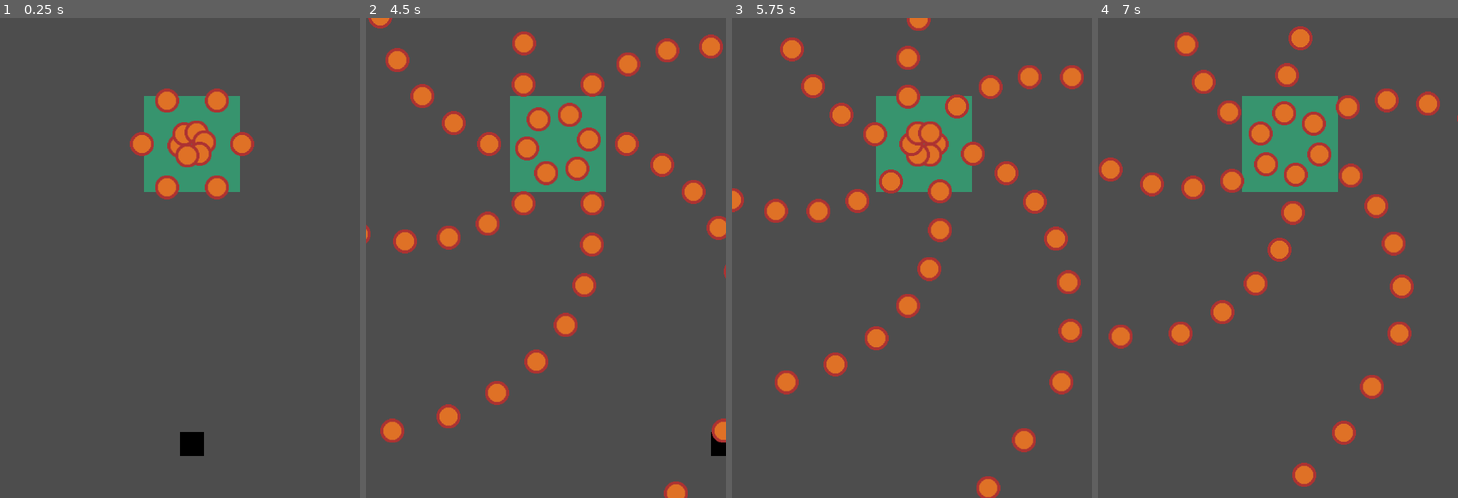
Above: before the commit, frames 1-4 (left to right).
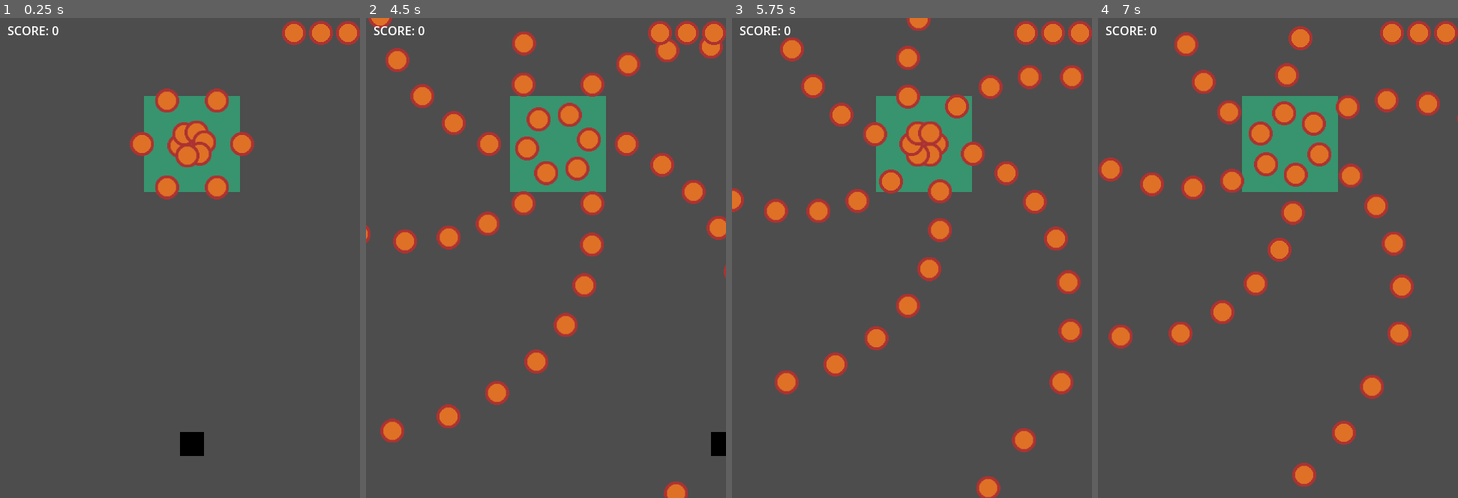
Above: after the commit, the same moments.

Repository: freaky-skynet/GAME_openSourceSW
Game: Godot game, scene res://world.tscn
Two runs of this game, one before a commit and one after it. Both use one fixed random seed, a clock stepped at 60 frames per second and the inputs below.
Inputs:
- Up to frame 1 (0.25 s): no input
- Up to frame 2 (4.5 s): hold Right (right) 0.53-1.28 s; tap Z (fire) every 0.75 s from 0.6 to 4.35 s; hold Down (down) 1.28-2.03 s; hold Right (right) 2.03-2.78 s; hold Up (up) 2.78-3.53 s; hold Left (left) from 3.53 s (still down)
- Up to frame 3 (5.75 s): release Left (left) at 5.03 s; hold Down (down) from 5.03 s (still down); tap Z (fire) at 5.1 s
- Up to frame 4 (7 s): release Down (down) at 5.78 s; hold Right (right) 5.78-6.53 s; tap Z (fire) at 5.85, 6.6 s; hold Up (up) from 6.53 s (still down)

The runs differ from the first frame. In frame 1, 0.9% of the frame differs, in the area x 2-100%, y 0-6%; in frame 2, 1.0%, in the area x 2-100%, y 0-89%; in frame 3, 0.9%; in frame 4, 0.9%.

Commit message:
feat: 데미지시스템 추가(보스 공격맞을 경우 체력감소),Score UI추가,Hp UI추가,GameOver 추가

Diff:
--- a/GlobalGameEvents.gd
+++ b/GlobalGameEvents.gd
@@ -1,3 +1,12 @@
 extends Node
 signal player_hit_enemy(dmg)
 var combo_level:int=1
+
+signal request_score_change(amount)
+signal score_updated(new_score)
+
+# GlobalGameEvents.gd
+signal hp_changed(current_hp)
+
+# GlobalGameEvents.gd
+signal game_over
--- a/boss_bullet.gd
+++ b/boss_bullet.gd
@@ -22,7 +22,10 @@
 	   position.y < -20 or position.y > screen_size.y + 20:
 		deactivate()
 
-func _on_body_entered(_body: Node2D) -> void:
+func _on_body_entered(body: Node2D) -> void:
+
+	if body.has_method("take_damage"):
+		body.take_damage(1)
 	deactivate()
 
 # 탄환을 다시 사용할 때 호출
--- a/boss_bullet.tscn
+++ b/boss_bullet.tscn
@@ -20,3 +20,5 @@
 shape = SubResource("RectangleShape2D_oxuh6")
 
 [node name="VisibleOnScreenNotifier2D" type="VisibleOnScreenNotifier2D" parent="." unique_id=665145876]
+
+[connection signal="body_entered" from="." to="." method="_on_body_entered"]
--- /dev/null
+++ b/life_container.gd
@@ -0,0 +1,35 @@
+extends HBoxContainer
+
+# 하트 이미지 리소스
+@export var heart_texture = preload("res://bossBullet.png")
+
+func _ready():
+	# "체력 변경" 소식이 들리면 업데이트 함수 실행
+	GlobalGameEvents.hp_changed.connect(_on_hp_changed)
+
+	# 처음 시작할 때 하트 3개 세팅
+	setup_hearts(3)
+
+func setup_hearts(max_hp: int):
+	# 기존 하트 싹 비우기
+	for child in get_children():
+		child.queue_free()
+
+	# 하트 생성
+	for i in range(max_hp):
+		var heart = TextureRect.new()
+		heart.texture = heart_texture
+		# 크기 조절 설정
+		heart.expand_mode = TextureRect.EXPAND_KEEP_SIZE
+		heart.stretch_mode = TextureRect.STRETCH_KEEP_ASPECT_CENTERED
+		add_child(heart)
+
+func _on_hp_changed(current_hp: int):
+	# 자식 노드들의 개수를 현재 체력에 맞춰서 조절
+	var hearts = get_children()
+	for i in range(hearts.size()):
+		# 현재 체력보다 순서가 높으면 하트를 숨김
+		if i < current_hp:
+			hearts[i].show()
+		else:
+			hearts[i].hide()
--- a/player.gd
+++ b/player.gd
@@ -1,8 +1,11 @@
 extends CharacterBody2D
-
+@export var is_invincible: bool = false
 @export var speed: float = 400.0 #이동 속도
 @onready var player_bullet_manager=%PlayerBulletManager
 @onready var shoot_timer=$ShootTimer
+
+var max_hp: int = 3
+var current_hp: int = 3
 
 func _physics_process(_delta):
 	# 1. 입력 벡터 가져오기 (상하좌우 키 설정을 한 번에 처리)
@@ -43,3 +46,29 @@
 func shoot():
 	var dir:Vector2=Vector2.UP
 	player_bullet_manager.fire_bullet(global_position, dir)
+
+
+
+func take_damage(amount: int):
+	# 무적 체크박스가 켜져 있다면, 아래 코드를 무시하고 함수를 나갑니다.
+	if is_invincible:
+		return
+
+	current_hp -= amount
+	current_hp = max(0, current_hp)
+
+	print("현재 피: ", current_hp)
+	GlobalGameEvents.hp_changed.emit(current_hp)
+
+	if current_hp <= 0:
+		die()
+
+
+func die():
+	print("사망")
+	GlobalGameEvents.game_over.emit()
+
+	# 플레이어 조작 중지 및 숨기기
+	set_physics_process(false)
+	set_process(false)
+	hide()
--- a/player.tscn
+++ b/player.tscn
@@ -21,6 +21,7 @@
 z_index = 5
 collision_mask = 16
 script = ExtResource("1_onrkg")
+is_invincible = true
 
 [node name="CollisionShape2D" type="CollisionShape2D" parent="." unique_id=541012137]
 shape = SubResource("CapsuleShape2D_onrkg")
--- a/player_bullet.gd
+++ b/player_bullet.gd
@@ -34,6 +34,8 @@
 			GlobalGameEvents.player_hit_enemy.emit(1)#damage 1
 		2:#combo_level= 2
 			GlobalGameEvents.player_hit_enemy.emit(5)#damage 5
+
+	GlobalGameEvents.request_score_change.emit(500)
 	deactivate()
 
 # 탄환을 다시 사용할 때 호출
--- /dev/null
+++ b/score_label.gd
@@ -0,0 +1,10 @@
+extends Label
+
+func _ready():
+	GlobalGameEvents.score_updated.connect(_on_score_updated)
+
+	# 처음에 0점으로 세팅
+	text = "SCORE: 0"
+
+func _on_score_updated(new_score: int):
+	text = "SCORE: " + str(new_score)
--- /dev/null
+++ b/score_manager.gd
@@ -0,0 +1,16 @@
+extends Node
+
+var total_score: int = 0 # 실제 점수가 저장되는 변수
+
+func _ready():
+	GlobalGameEvents.request_score_change.connect(_on_score_change_requested)
+
+func _on_score_change_requested(amount: int):
+	total_score += amount
+
+
+	if total_score < 0:
+		total_score = 0
+
+	# 3. 계산이 끝났으니, 전광판(UI)에 방송.
+	GlobalGameEvents.score_updated.emit(total_score)
--- /dev/null
+++ b/ui_manager.gd
@@ -0,0 +1,19 @@
+extends Node
+
+@onready var game_over_layer: CanvasLayer = $GameOverLayer
+@onready var color_rect: ColorRect = $GameOverLayer/ColorRect
+
+
+
+func _ready():
+	# 노드가 존재하는지 한 번 더 확인 (안전장치)
+	if game_over_layer:
+		game_over_layer.hide()
+	else:
+		print("경고: GameOverLayer 노드를 찾을 수 없습니다! 경로를 확인하세요.")
+
+	GlobalGameEvents.game_over.connect(_on_game_over)
+
+func _on_game_over():
+	if game_over_layer:
+		game_over_layer.show()
--- a/world.tscn
+++ b/world.tscn
@@ -5,7 +5,11 @@
 [ext_resource type="PackedScene" uid="uid://dapetvp7r0k4m" path="res://player_bullet_manager.tscn" id="3_aqk2v"]
 [ext_resource type="PackedScene" uid="uid://s3dfv18bdqsl" path="res://boss_bullet_manager.tscn" id="4_036b0"]
 [ext_resource type="PackedScene" uid="uid://c3dr625gnv3pa" path="res://combo_manager.tscn" id="4_dwbse"]
-[ext_resource type="PackedScene" uid="uid://cr7bs5htpbagg" path="res://player_laser.tscn" id="6_dwbse"]
+[ext_resource type="PackedScene" uid="uid://cr7bs5htpbagg" path="res://player_laser.tscn" id="9_laser"]
+[ext_resource type="Script" uid="uid://wylvek0afbv3" path="res://score_label.gd" id="10_score_label"]
+[ext_resource type="Script" uid="uid://wkcgldqe5w64" path="res://score_manager.gd" id="6_pkg7o"]
+[ext_resource type="Script" uid="uid://d1l72owvdhpsx" path="res://ui_manager.gd" id="7_ioo17"]
+[ext_resource type="Script" uid="uid://nfy1etttq45u" path="res://life_container.gd" id="8_gbfbk"]
 
 [node name="World" type="Node2D" unique_id=41328882]
 
@@ -27,4 +31,63 @@
 
 [node name="ComboManager" parent="." unique_id=368610195 instance=ExtResource("4_dwbse")]
 
-[node name="PlayerLaser" parent="." unique_id=997666265 instance=ExtResource("6_dwbse")]
+[node name="PlayerLaser" parent="." unique_id=997666265 instance=ExtResource("9_laser")]
+[node name="UI" type="CanvasLayer" parent="." unique_id=1778410432]
+
+[node name="ScoreManager" type="Node" parent="UI" unique_id=806712973]
+script = ExtResource("6_pkg7o")
+
+[node name="UIManager" type="Control" parent="UI" unique_id=501301893]
+layout_mode = 3
+anchors_preset = 0
+offset_right = 40.0
+offset_bottom = 40.0
+script = ExtResource("7_ioo17")
+
+[node name="ScoreLabel" type="Label" parent="UI/UIManager" unique_id=2076159573]
+layout_mode = 0
+offset_left = 10.0
+offset_top = 5.0
+offset_right = 50.0
+offset_bottom = 28.0
+script = ExtResource("10_score_label")
+
+[node name="GameOverLayer" type="CanvasLayer" parent="UI/UIManager" unique_id=948347534]
+
+[node name="ColorRect" type="ColorRect" parent="UI/UIManager/GameOverLayer" unique_id=356899749]
+anchors_preset = 8
+anchor_left = 0.5
+anchor_top = 0.5
+anchor_right = 0.5
+anchor_bottom = 0.5
+offset_left = -65.0
+offset_top = -40.0
+offset_right = 65.0
+offset_bottom = 40.0
+grow_horizontal = 2
+grow_vertical = 2
+color = Color(0, 0, 0, 1)
+metadata/_edit_use_anchors_ = true
+
+[node name="Label" type="Label" parent="UI/UIManager/GameOverLayer" unique_id=1052648127]
+anchors_preset = 8
+anchor_left = 0.5
+anchor_top = 0.5
+anchor_right = 0.5
+anchor_bottom = 0.5
+offset_left = -46.0
+offset_top = -11.5
+offset_right = 46.0
+offset_bottom = 11.5
+grow_horizontal = 2
+grow_vertical = 2
+text = "GAME OVER"
+
+[node name="LifeContainer" type="HBoxContainer" parent="UI" unique_id=1327857375]
+anchors_preset = 1
+anchor_left = 1.0
+anchor_right = 1.0
+offset_left = -40.0
+offset_bottom = 40.0
+grow_horizontal = 0
+script = ExtResource("8_gbfbk")
Not shown: 1 places in boss_bullet.tscn that only renumber resources
Not shown, added: life_container.gd.uid
Not shown, added: score_label.gd.uid
Not shown, added: score_manager.gd.uid
Not shown, added: ui_manager.gd.uid
